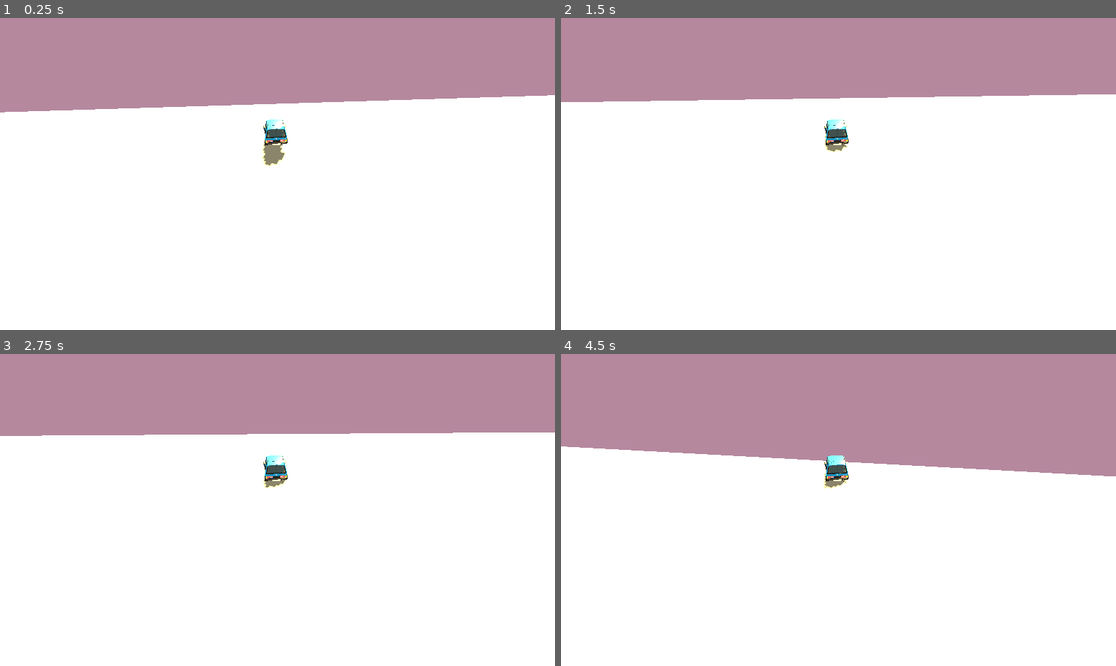
Above: before the commit, frames 1-4 (two rows, left to right).
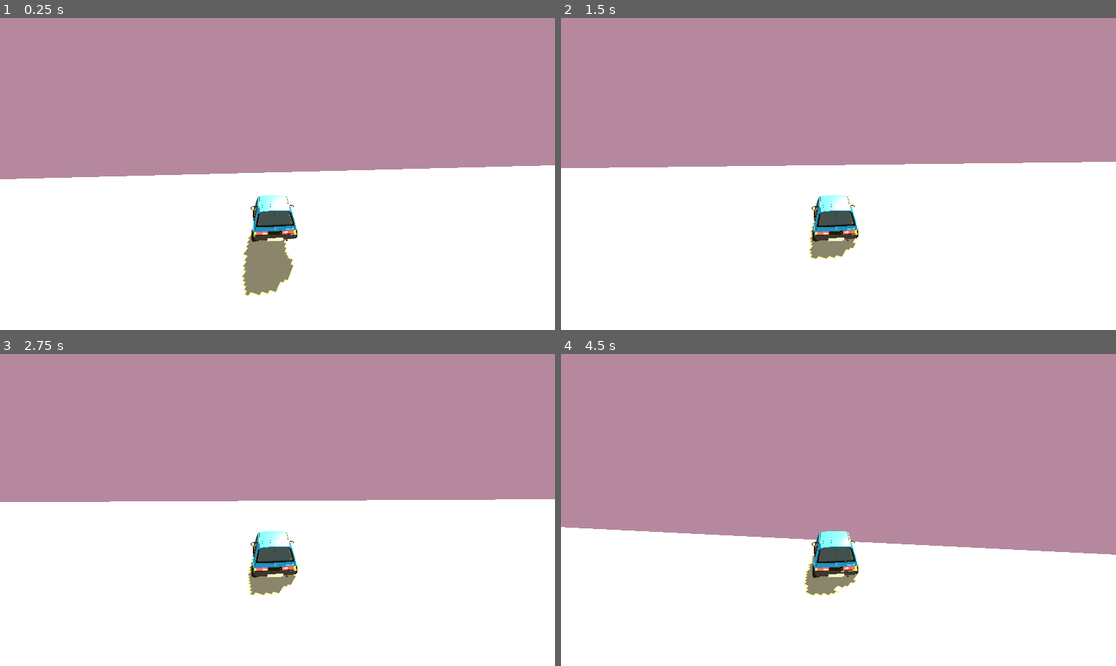
Above: after the commit, the same moments.

Repository: pstaykov/CarInTheEQ
Game: Godot game, scene res://main.tscn
Same seed, same stepped clock (60 frames per second), same inputs: the game is played once before the commit and once after it.
Inputs:
- Up to frame 1 (0.25 s): no input
- Up to frame 2 (1.5 s): hold D (turn_right) 0.53-1.28 s; tap Enter at 1.25 s; hold S (brake) from 1.28 s (still down)
- Up to frame 3 (2.75 s): release S (brake) at 2.03 s; hold D (turn_right) from 2.03 s (still down)
- Up to frame 4 (4.5 s): tap Space at 2.75 s; release D (turn_right) at 2.78 s; hold W (accelerate) 2.78-3.53 s; hold A (turn_left) from 3.53 s (still down)

The runs differ from the first frame. In frame 1, 24% of the frame differs, in the area x 0-100%, y 24-90%; in frame 2, 23%; in frame 3, 23%; in frame 4, 27%, in the area x 0-100%, y 29-78%.

Commit message:
fix camera
lower fov

Diff:
--- a/main.tscn
+++ b/main.tscn
@@ -70,9 +70,9 @@
 transform = Transform3D(-0.996041, -0.0728179, 0.0509877, 0, 0.573576, 0.819152, -0.0888943, 0.815909, -0.571306, 0.255, 1.9, -4.095)
 
 [node name="Camera3D" type="Camera3D" parent="VehicleBody3D/SpringArm3D"]
-transform = Transform3D(1, 0, 0, 0, 0.995396, -0.0958458, 0, 0.0958458, 0.995396, 0, 0, 0)
+transform = Transform3D(1, 0, 0, 0, 0.767166, -0.64145, 0, 0.64145, 0.767165, 0, 0.652, -0.457)
 current = true
-fov = 114.305
+fov = 75.3
 
 [node name="Sketchfab_Scene" parent="VehicleBody3D" instance=ExtResource("2_0xm2m")]
 transform = Transform3D(1, 0, 0, 0, 1, 0, 0, 0, 1, 5.96046e-08, -0.00948644, 0.00787032)
